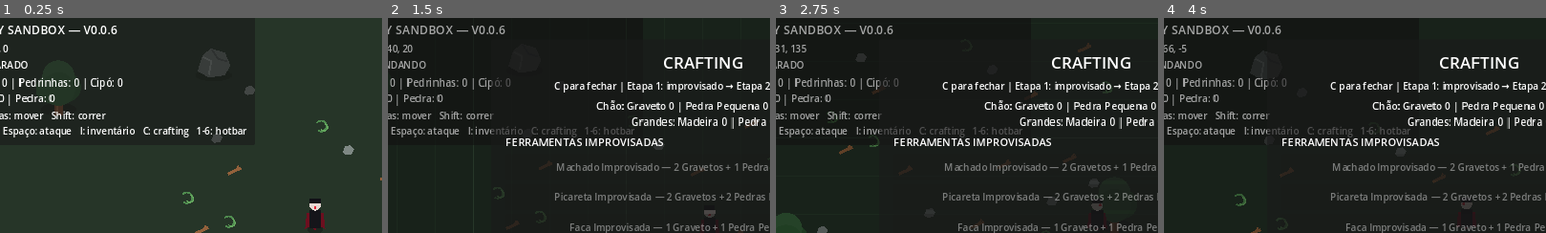
Above: before the commit, frames 1-4 (left to right).
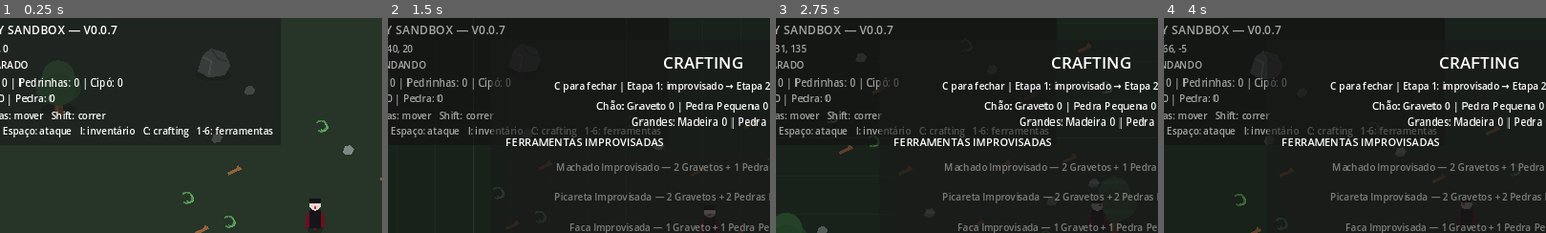
Above: after the commit, the same moments.

Repository: janduyankiingles-ops/Fantasy-Sandbox
Game: Godot game, scene res://scenes/main.tscn
The game is run twice, just before and just after one commit, with the same random seed, the same clock (stepped at 60 frames per second) and the same inputs.
Inputs:
- Up to frame 1 (0.25 s): no input
- Up to frame 2 (1.5 s): tap Enter at 0.5 s; hold D 0.53-1.28 s; tap I at 0.6 s; tap Space at 0.77 s; hold S from 1.28 s (still down); tap C at 1.35 s
- Up to frame 3 (2.75 s): tap Space at 1.52 s; release S at 2.03 s; hold D from 2.03 s (still down); tap 1 at 2.1 s
- Up to frame 4 (4 s): release D at 2.78 s; hold W 2.78-3.53 s; tap 2 at 2.85 s; tap Space at 3.02, 3.77 s; hold A from 3.53 s (still down); tap 3 at 3.6 s
The pictures show only the part of the screen within x 9-59%, y 3-53%; the shares and areas given below are measured in that part.

The runs differ from the first frame. In frame 1, 0.4% of the frame differs, in the area x 29-72%, y 3-55%; in frame 2, 0.2%; in frame 3, 0.2%; in frame 4, 0.2%.

Commit message:
v0.0.7: bump HUD for primitive survival progression

Diff:
--- a/scenes/main.tscn
+++ b/scenes/main.tscn
@@ -35,7 +35,7 @@
 
 [node name="Title" type="Label" parent="HUD/Panel/Margin/VBox"]
 theme_override_font_sizes/font_size = 20
-text = "FANTASY SANDBOX — V0.0.6"
+text = "FANTASY SANDBOX — V0.0.7"
 
 [node name="PositionLabel" type="Label" parent="HUD/Panel/Margin/VBox"]
 text = "Posição: 0, 0"
@@ -48,7 +48,7 @@
 text = "Madeira: 0    Pedra: 0"
 
 [node name="Controls" type="Label" parent="HUD/Panel/Margin/VBox"]
-text = "WASD/Setas: mover   Shift: correr\nE: coletar   Espaço: ataque   I: inventário   C: crafting   1-6: hotbar"
+text = "WASD/Setas: mover   Shift: correr\nE: coletar   Espaço: ataque   I: inventário   C: crafting   1-6: ferramentas"
 
 [node name="InteractionPanel" type="PanelContainer" parent="HUD"]
 visible = false
